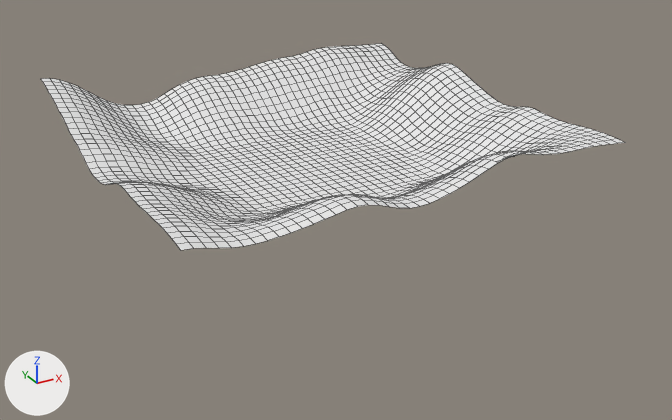
Two versions of the Blender file 04-Material-Blending/scene/Scene.blend, one commit apart.
Both versions are drawn from a 50 mm lens placed at (-18.9, -37.0, 15.8), pointed at (0.7, -1.3, -2.0). Every picture has the same lights, and +X, +Y and +Z are marked at lower left. Mesh edges are drawn as thin lines.

The first picture shows 'Terrain'.
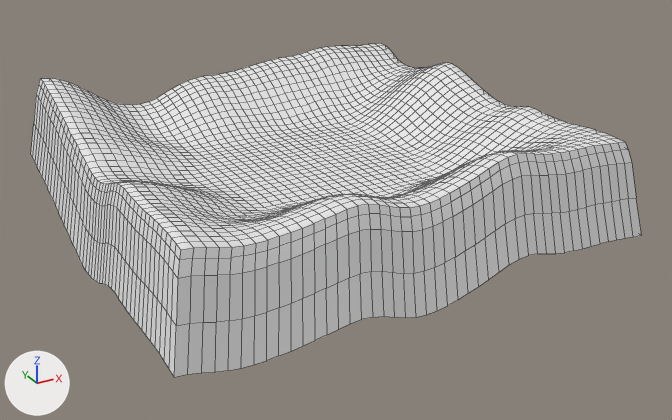
Location of each change, [x1, y1, x2, y2] in pixels of the pictures (672 x 420 px):
'Terrain', reshaped, moved (62% taller)
    before: [41, 44, 625, 250]
    after: [31, 43, 641, 377]
part 1 of me_plane, added
    after: [31, 79, 641, 377]

The edits, one by one:
me_plane is used by ob_terrain; location (0.0, 0.0, 0.0).
me_plane had 2025 vertices, 1936 faces and spanned x -10.0..10.0, y -10.0..10.0, z 0.0..3.1.
me_plane now has 2729 vertices, 2640 faces and spans x -10.8..10.8, y -10.8..10.8, z -3.4..3.1.
me_plane part 1: 704 vertices added at x -10.8..10.8, y -10.8..10.8, z -3.4..2.8.
Object 'Terrain' (ob_terrain) moves from (0.0, 0.0, 0.0) to (0.0, 0.0, 0.02).
